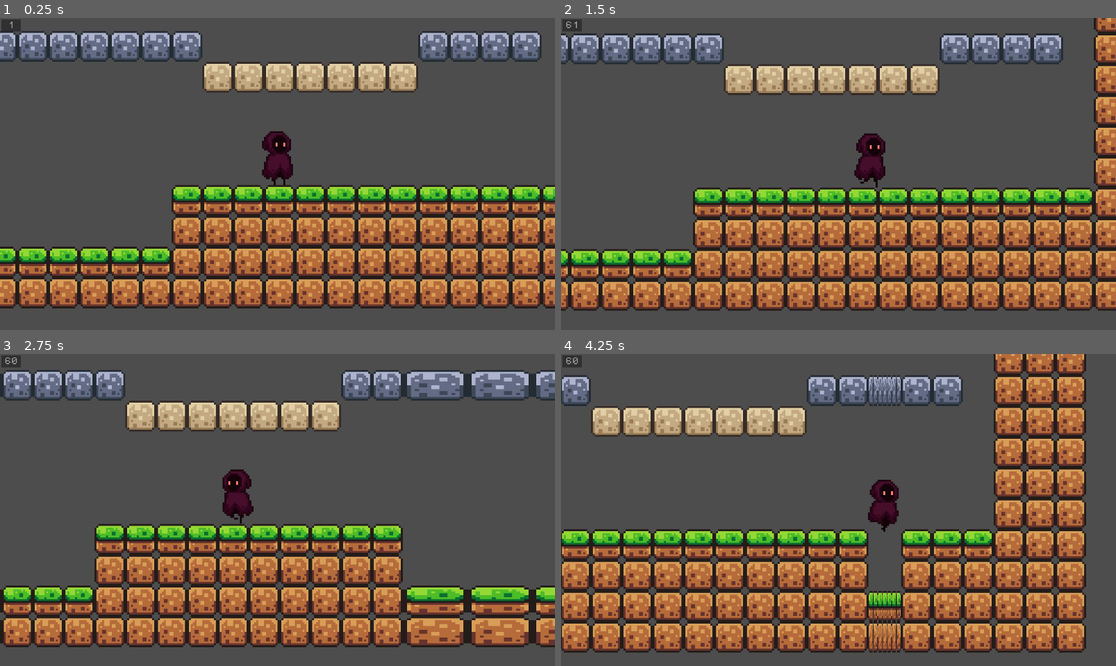
Above: before the commit, frames 1-4 (two rows, left to right).
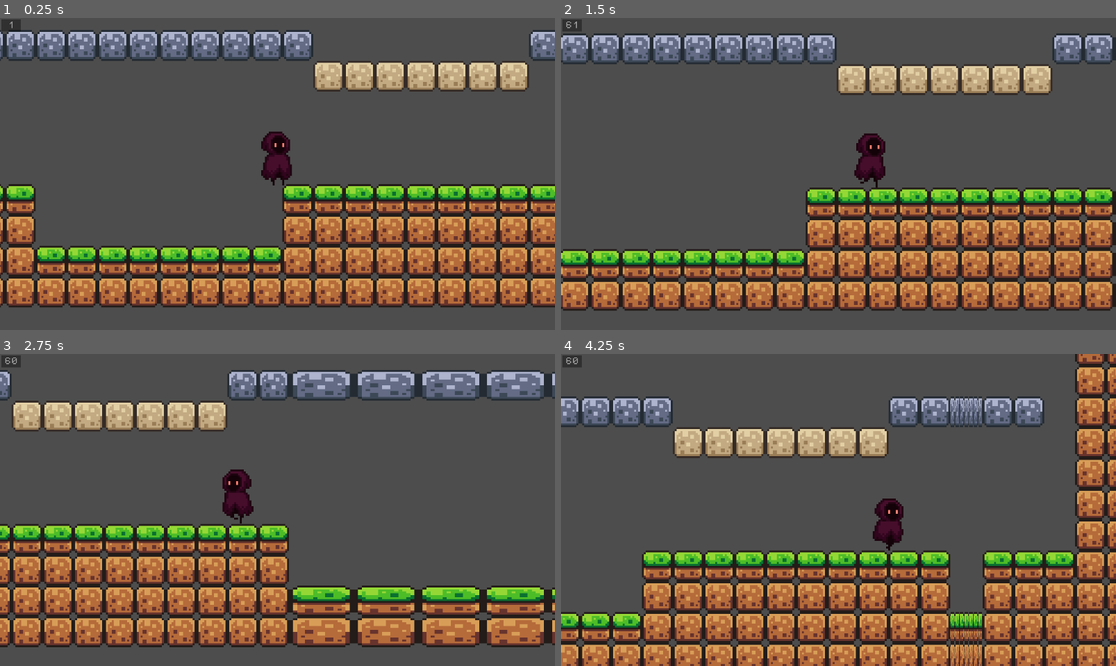
Above: after the commit, the same moments.

Repository: SuperDuperOrganisationsname/gmtk2024
Game: Godot game, scene res://scenes/game.tscn
Two runs of this game, one before a commit and one after it. Both use one fixed random seed, a clock stepped at 60 frames per second and the inputs below.
Inputs:
- Up to frame 1 (0.25 s): no input
- Up to frame 2 (1.5 s): hold D (move_right) from 0.53 s (still down); tap J (attack) at 0.6 s; tap Space (jump) at 0.77 s; tap H (shrink) at 1.35 s
- Up to frame 3 (2.75 s): tap Space (jump) at 1.52 s; release D (move_right) at 2.03 s; hold A (move_left) from 2.03 s (still down); hold L (strech) from 2.03 s (still down)
- Up to frame 4 (4.25 s): release A (move_left) at 2.78 s; release L (strech) at 2.78 s; hold D (move_right) from 2.78 s (still down); tap J (attack) at 2.85 s; tap Space (jump) at 3.02, 3.77 s; hold H (shrink) from 3.53 s (still down)

The runs differ from the first frame. In frame 1, 36% of the frame differs, in the area x 0-100%, y 3-94%; in frame 2, 35%; in frame 3, 34%; in frame 4, 63%, in the area x 0-100%, y 0-100%.

Commit message:
3 stretch types

Diff:
--- a/scenes/stretchy_tilemap.tscn
+++ b/scenes/stretchy_tilemap.tscn
@@ -7,6 +7,6 @@
 
 [node name="LeftTileMap" type="TileMapLayer" parent="."]
 
+[node name="RightTileMap" type="TileMapLayer" parent="."]
+
 [node name="MiddleTileMap" type="TileMapLayer" parent="."]
-
-[node name="RightTileMap" type="TileMapLayer" parent="."]
--- a/scripts/stretchy_tilemap.gd
+++ b/scripts/stretchy_tilemap.gd
@@ -23,7 +23,14 @@
 	var pos: int
 	var scale: float
 
+enum StretchType {
+	LEFT,
+	MIDDLE,
+	RIGHT,
+}
+
 var x_stretch: Stretch
+var stretch_type: StretchType = StretchType.MIDDLE
 
 var x_scale: float = 0
 var increase_scale: bool = false
@@ -94,5 +101,16 @@
 
 func set_offsets_and_scale():
 	middle_tilemap.scale.x = x_stretch.scale
-	middle_tilemap.position.x = TILE_SIZE * (1 - x_stretch.scale) * (x_stretch.pos - x_stretch.size)
-	right_tilemap.position.x = TILE_SIZE * (2 * x_stretch.size + 1) * (x_stretch.scale - 1)
+	match stretch_type:
+		StretchType.LEFT:
+			left_tilemap.position.x = 0
+			middle_tilemap.position.x = TILE_SIZE * (1 - x_stretch.scale) * (x_stretch.pos - x_stretch.size)
+			right_tilemap.position.x = TILE_SIZE * (2 * x_stretch.size + 1) * (x_stretch.scale - 1)
+		StretchType.RIGHT:
+			left_tilemap.position.x = TILE_SIZE * (2 * x_stretch.size + 1) * (1 - x_stretch.scale)
+			middle_tilemap.position.x = TILE_SIZE * (1 - x_stretch.scale) * (x_stretch.pos + x_stretch.size + 1)
+			right_tilemap.position.x = 0
+		StretchType.MIDDLE:
+			left_tilemap.position.x = TILE_SIZE * (x_stretch.size + 0.5) * (1 - x_stretch.scale)
+			middle_tilemap.position.x = TILE_SIZE * (1 - x_stretch.scale) * (x_stretch.pos + 0.5)
+			right_tilemap.position.x = TILE_SIZE * (x_stretch.size + 0.5) * (x_stretch.scale - 1)
